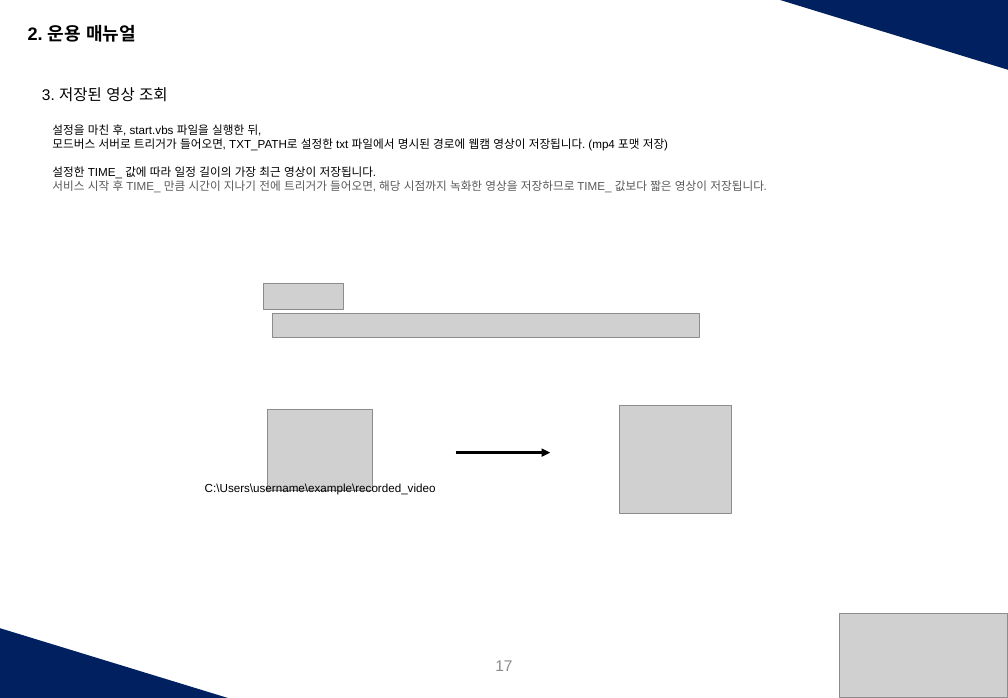
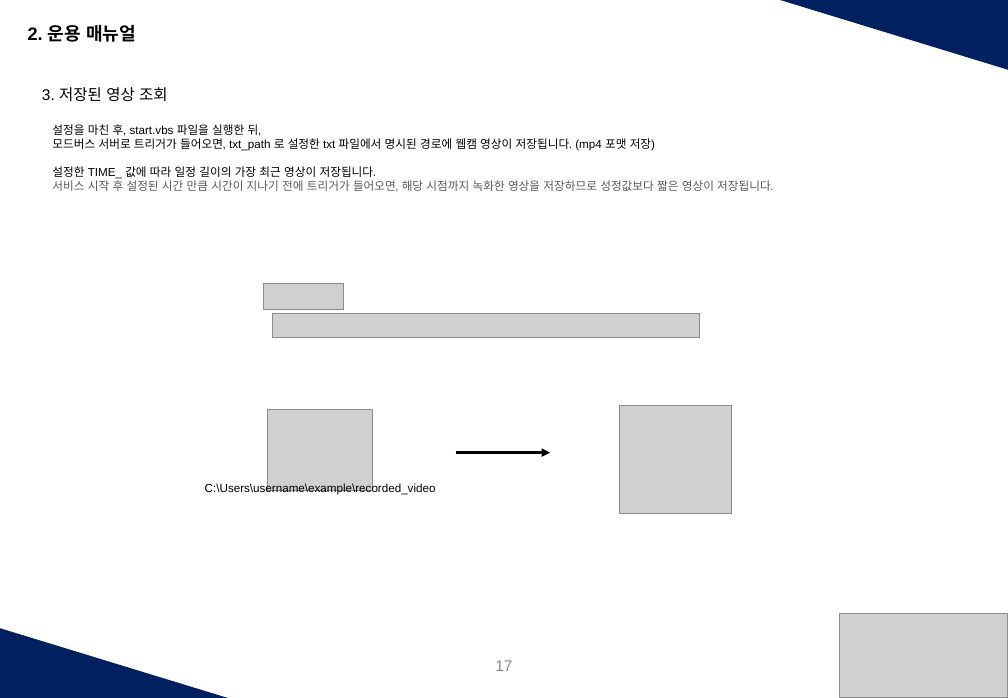
Before and after one commit to handalab01kim/nodetest, a slide deck: slide 17 of release/웹캠녹화매뉴얼_Handalab_ver1.1.pptx. Drawn at 1008x698 pixels with LibreOffice and Linux fonts; fonts in the diff are those of the drawing; grey boxes stand for pictures. Boxes give left, top, right and bottom in pixels: in the first picture for what was removed or moved away, otherwise in the second. Text is boxed around its words. In the diff, an @@ line names an element or a change of style, - is before the commit and + after.

```diff
--- a/release/웹캠녹화매뉴얼_Handalab_ver1.1.pptx
+++ b/release/웹캠녹화매뉴얼_Handalab_ver1.1.pptx
@@ text at bbox=[52, 138, 655, 151]: text changed @@
-모드버스 서버로 트리거가 들어오면, TXT_PATH로 설정한 txt 파일에서 명시된 경로에 웹캠 영상이 저장됩니다. (mp4 포맷 저장)
+모드버스 서버로 트리거가 들어오면, txt_path 로 설정한 txt 파일에서 명시된 경로에 웹캠 영상이 저장됩니다. (mp4 포맷 저장)
@@ text at bbox=[52, 178, 773, 192]: text changed @@
-서비스 시작 후 TIME_ 만큼 시간이 지나기 전에 트리거가 들어오면, 해당 시점까지 녹화한 영상을 저장하므로 TIME_ 값보다 짧은 영상이 저장됩니다.
+서비스 시작 후 설정된 시간 만큼 시간이 지나기 전에 트리거가 들어오면, 해당 시점까지 녹화한 영상을 저장하므로 성정값보다 짧은 영상이 저장됩니다.
```
Also in this commit, not shown: 3 other slides changed, 7 other files.
